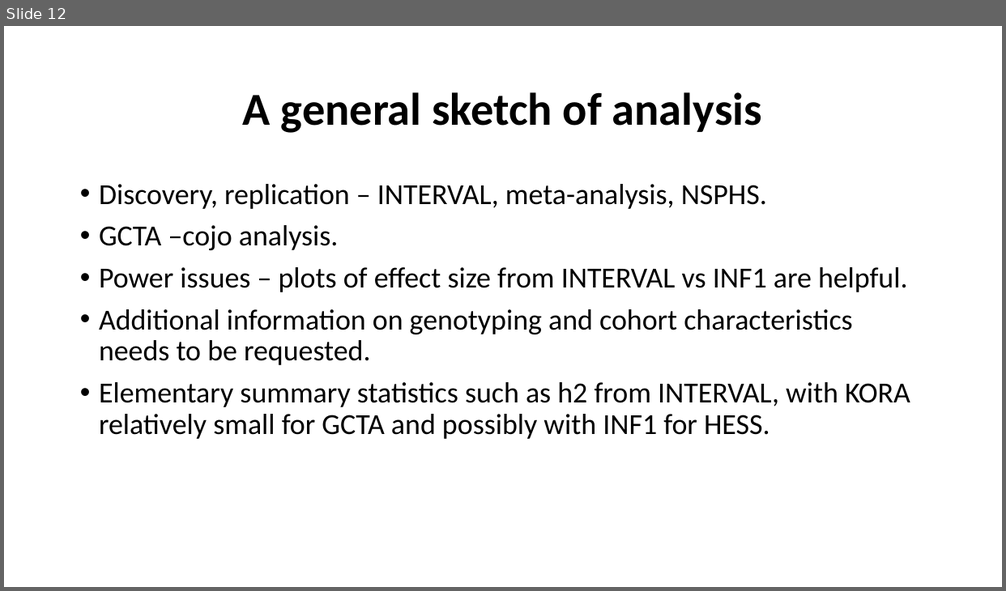
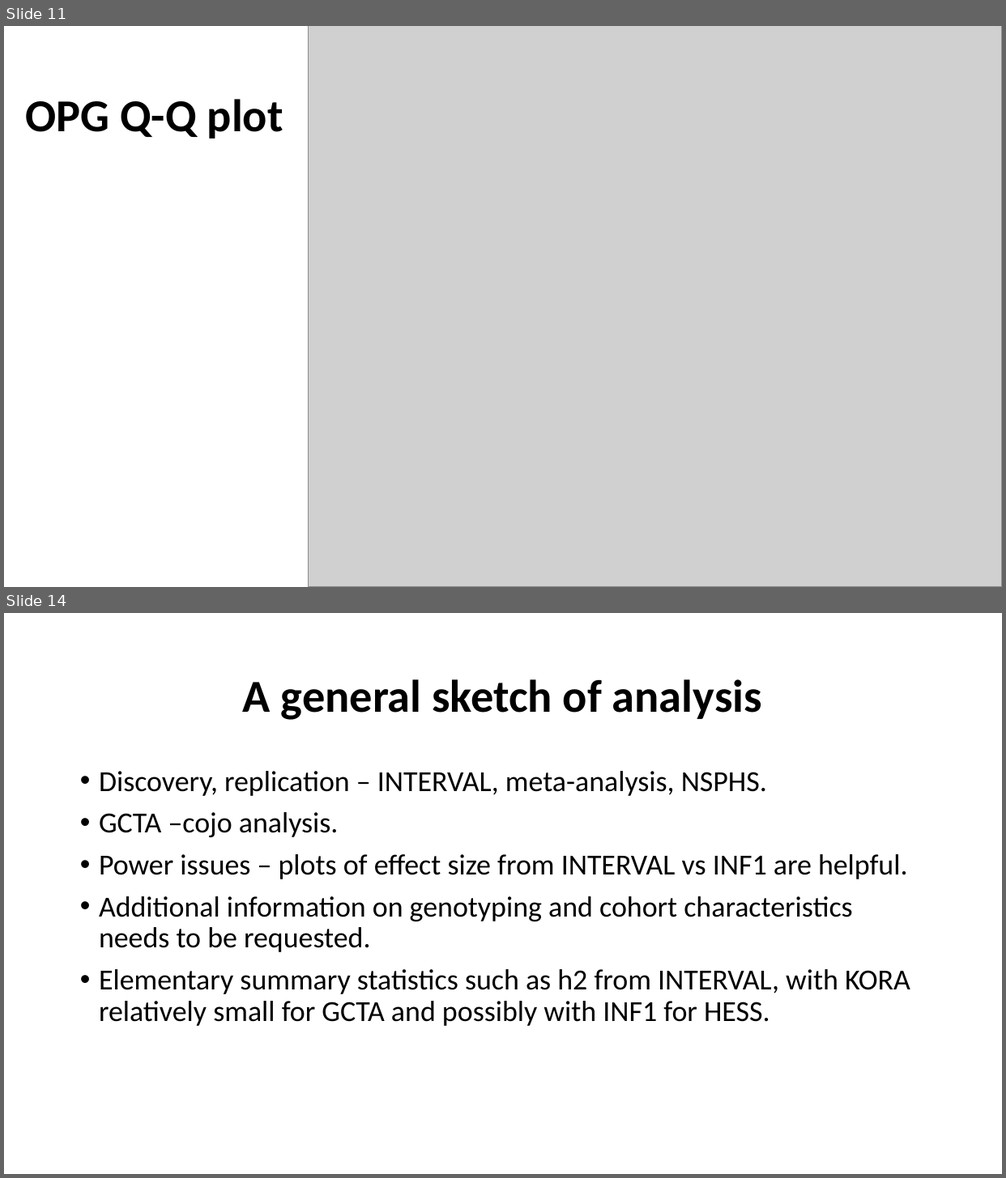
Before and after one commit to jinghuazhao/INF, a slide deck: doc/SCALLOP_INF1-120419.pptx. Shown one above the other, each under a label of ours: slide 12 before the commit, slides 11 and 14 after it; the slides between them are not shown. The pictures are 1006x591 and 1006x1178 pixels, drawn with LibreOffice and Linux fonts; fonts in the diff are those of the drawing; grey boxes stand for pictures. Boxes give left, top, right and bottom in pixels: in the first picture for what was removed or moved away, otherwise in the second. Text is boxed around its words. In the diff, an @@ line names an element or a change of style, - is before the commit and + after.

```diff
--- a/doc/SCALLOP_INF1-120419.pptx
+++ b/doc/SCALLOP_INF1-120419.pptx
@@ slide 11 added at (4,26,1002,587), background #FFFFFF @@
@@ picture added at (309,26,1002,587) @@
@@ title added at (25,99,283,139), 44 pt, text #000000, bold @@
+OPG Q-Q plot
@@ what was slide 12 is now slide 14 @@
```
Also in this commit, not shown: 3 other slides added, 2 slides removed.
